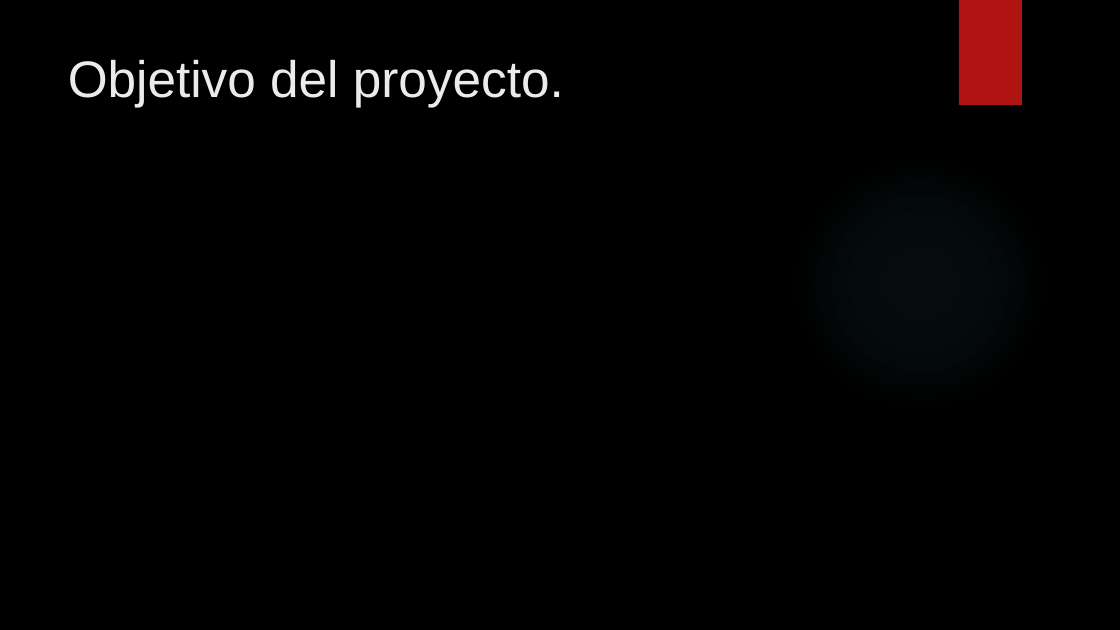
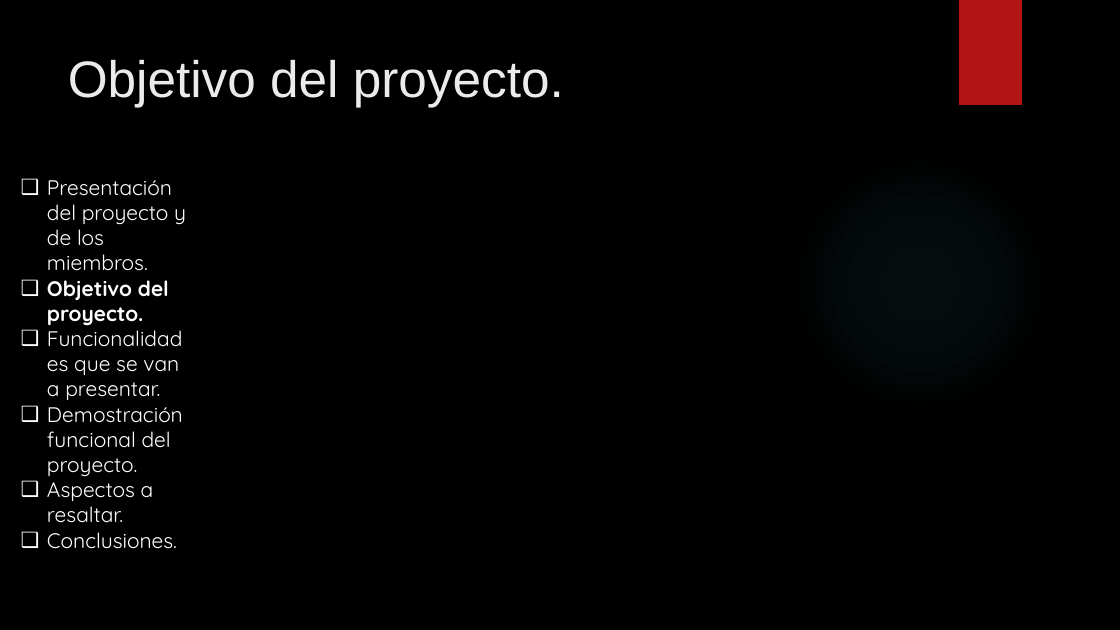
Before and after one commit to danielallhoff/M17-G4-AirDSS, a slide deck: slide 4 of AIRDSS.pptx. Drawn at 1120x630 pixels with LibreOffice and Linux fonts; fonts in the diff are those of the drawing; background and template pictures are left out. Boxes give left, top, right and bottom in pixels: in the first picture for what was removed or moved away, otherwise in the second. Text is boxed around its words. In the diff, an @@ line names an element or a change of style, - is before the commit and + after.

Commit message:
Añadido Aspectos a resaltar y demostración

```diff
--- a/AIRDSS.pptx
+++ b/AIRDSS.pptx
@@ text added at box(47, 180, 186, 549), 18 pt, text #FFFFFF @@
+❑ Presentación del proyecto y de los miembros.
+❑ Objetivo del proyecto.
+❑ Funcionalidades que se van a presentar.
+❑ Demostración funcional del proyecto.
+❑ Aspectos a resaltar.
+❑ Conclusiones.
```
Also in this commit, not shown: 4 other slides changed, 2 slides added, 1 slide removed.
